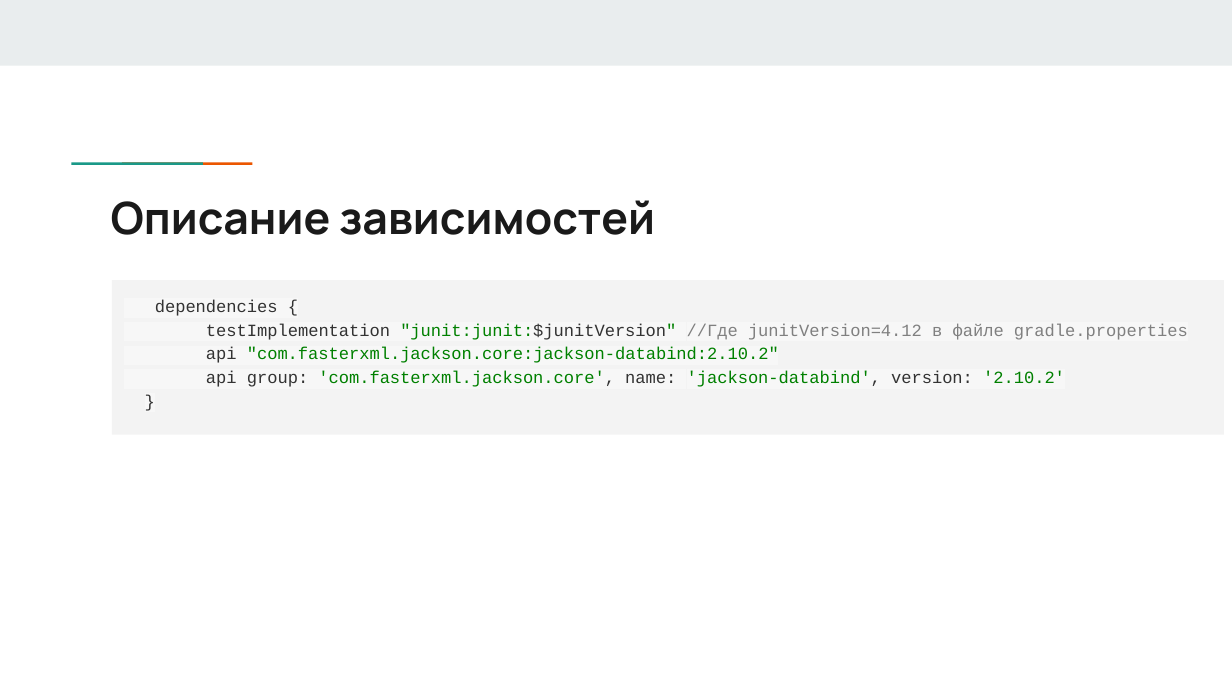
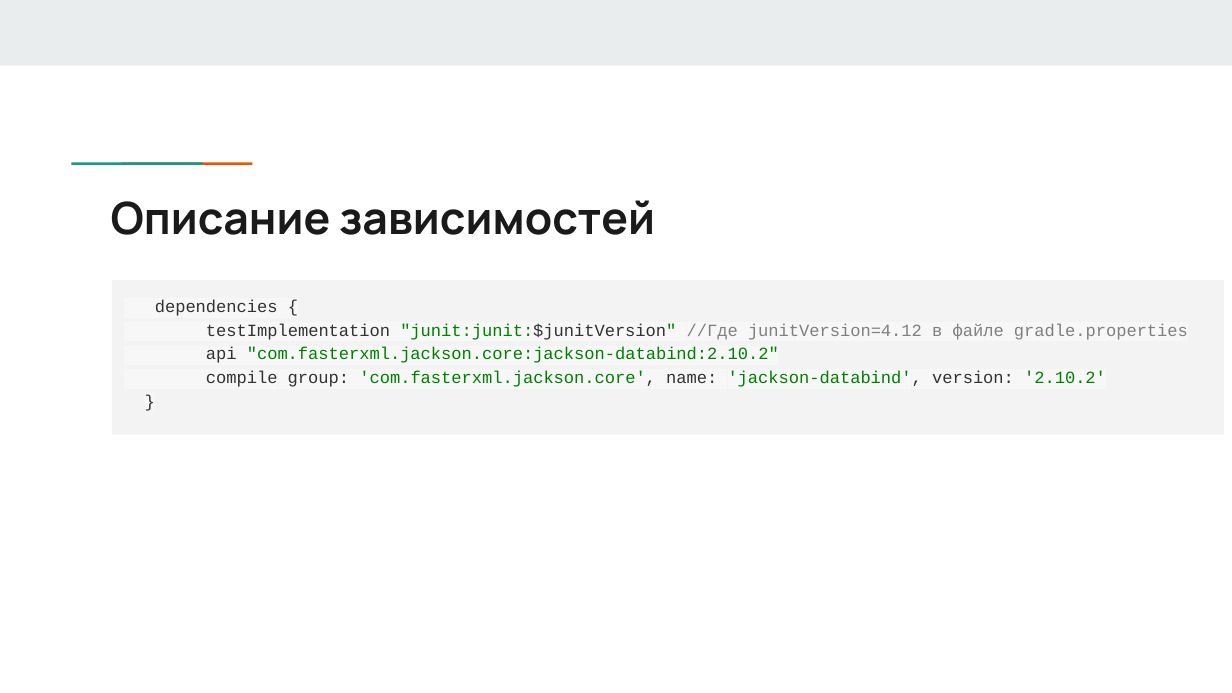
Before and after one commit to vav87/lections, a slide deck: slide 10 of 1.5-build-tools/Инструменты сборки.pptx. Drawn at 1232x693 pixels with LibreOffice and Linux fonts; fonts in the diff are those of the drawing. Boxes give left, top, right and bottom in pixels: in the first picture for what was removed or moved away, otherwise in the second. Text is boxed around its words. In the diff, an @@ line names an element or a change of style, - is before the commit and + after.

```diff
--- a/1.5-build-tools/Инструменты сборки.pptx
+++ b/1.5-build-tools/Инструменты сборки.pptx
@@ text at (206,370,1106,387): text changed @@
-api group: 'com.fasterxml.jackson.core', name: 'jackson-databind', version: '2.10.2'
+compile group: 'com.fasterxml.jackson.core', name: 'jackson-databind', version: '2.10.2'
```
Also in this commit, not shown: 4 other files.
